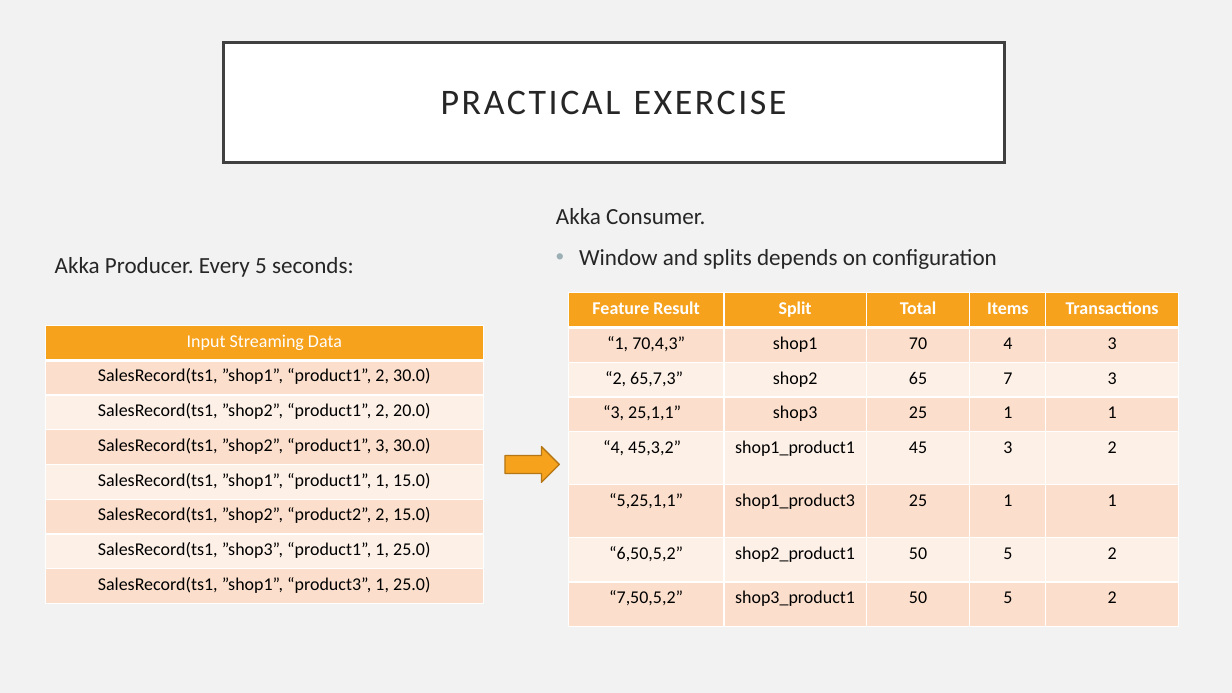
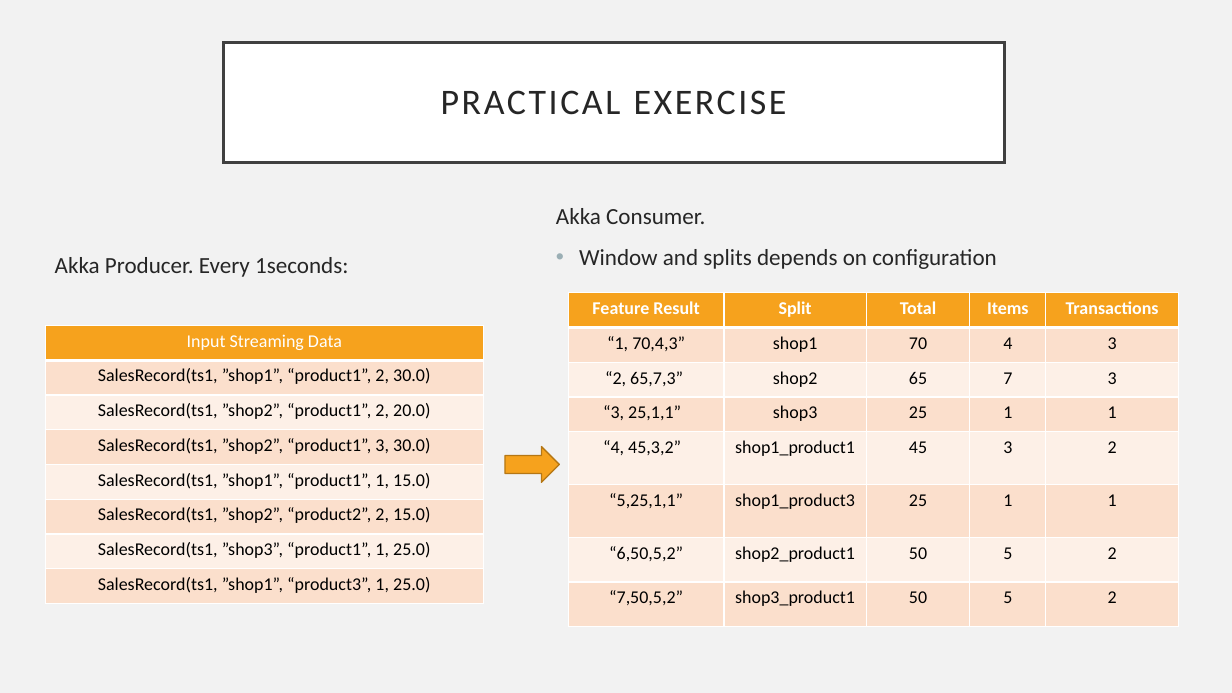
Before and after one commit to dvirgiln/streams-kafka, a slide deck: slide 7 of streams_meetup_presentation.pptx. Drawn at 1232x693 pixels with LibreOffice and Linux fonts; fonts in the diff are those of the drawing. Boxes give left, top, right and bottom in pixels: in the first picture for what was removed or moved away, otherwise in the second. Text is boxed around its words. In the diff, an @@ line names an element or a change of style, - is before the commit and + after.

```diff
--- a/streams_meetup_presentation.pptx
+++ b/streams_meetup_presentation.pptx
@@ text at <box>55,257,348,277</box>: text changed @@
-Akka Producer. Every 5 seconds:
+Akka Producer. Every 1seconds:
```
Also in this commit, not shown: 5 other slides changed, 1 slide added, 3 other files.
